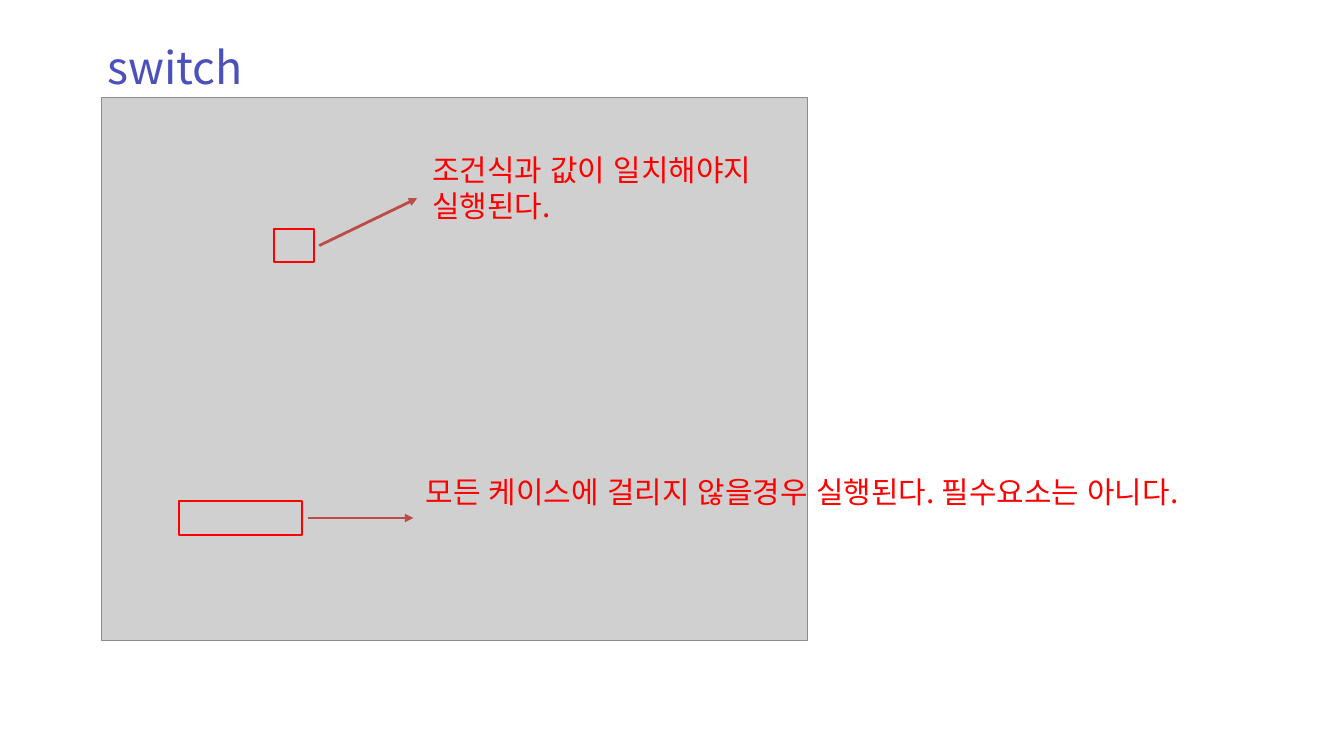
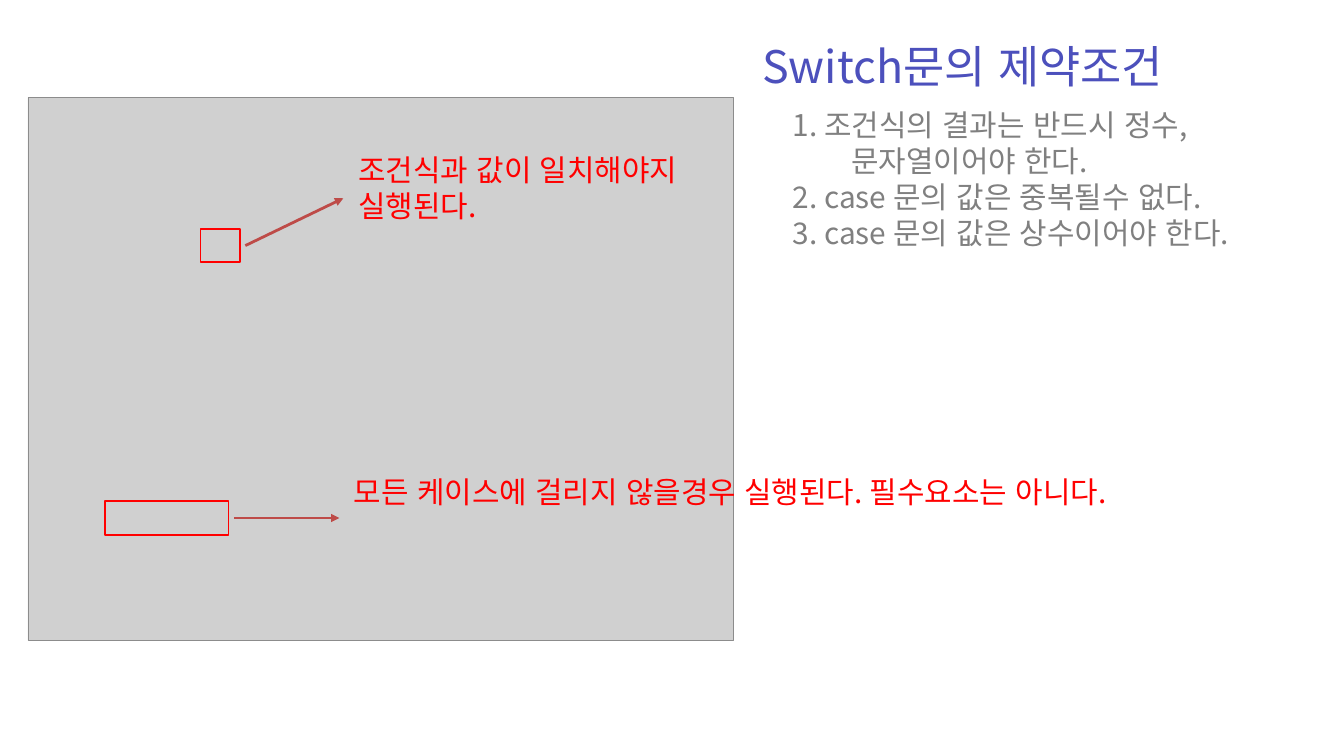
Before and after one commit to zest132/JavaLecture, a slide deck: slide 17 of JavaLecture/LectureFile/java 3강.pptx (slide 15 before the commit). Drawn at 1344x756 pixels with LibreOffice and Linux fonts; fonts in the diff are those of the drawing; grey boxes stand for pictures. Boxes give left, top, right and bottom in pixels: in the first picture for what was removed or moved away, otherwise in the second. Text is boxed around its words. In the diff, an @@ line names an element or a change of style, - is before the commit and + after.

```diff
--- a/JavaLecture/LectureFile/java 3강.pptx
+++ b/JavaLecture/LectureFile/java 3강.pptx
@@ text removed at bbox=[107, 48, 242, 85] @@
-switch
@@ text added at bbox=[762, 46, 1163, 87], 48 pt, text #4C50BC @@
+Switch문의 제약조건
@@ text added at bbox=[793, 111, 1230, 247], 32 pt, text #808080 @@
+1. 조건식의 결과는 반드시 정수,
+문자열이어야 한다.
+2. case 문의 값은 중복될수 없다.
+3. case 문의 값은 상수이어야 한다.
@@ text "모든 케이스에 걸리지 않을경우 실행된다. ...": place and size @@
-text "모든 케이스에 걸리지 않을경우 실행된다. ..." at bbox=[426, 473, 1178, 511]
+text "모든 케이스에 걸리지 않을경우 실행된다. ..." at bbox=[354, 473, 1107, 511]
@@ 2 arrows, 2 rectangles, 1 picture, 1 text: place and size @@
-2 arrows, 2 rectangles, 1 picture, 1 text at bbox=[102, 97, 808, 640]
+2 arrows, 2 rectangles, 1 picture, 1 text at bbox=[28, 97, 734, 640]
```
Also in this commit, not shown: 3 other slides changed, 6 slides added, 29 slides removed, 3 other files.
